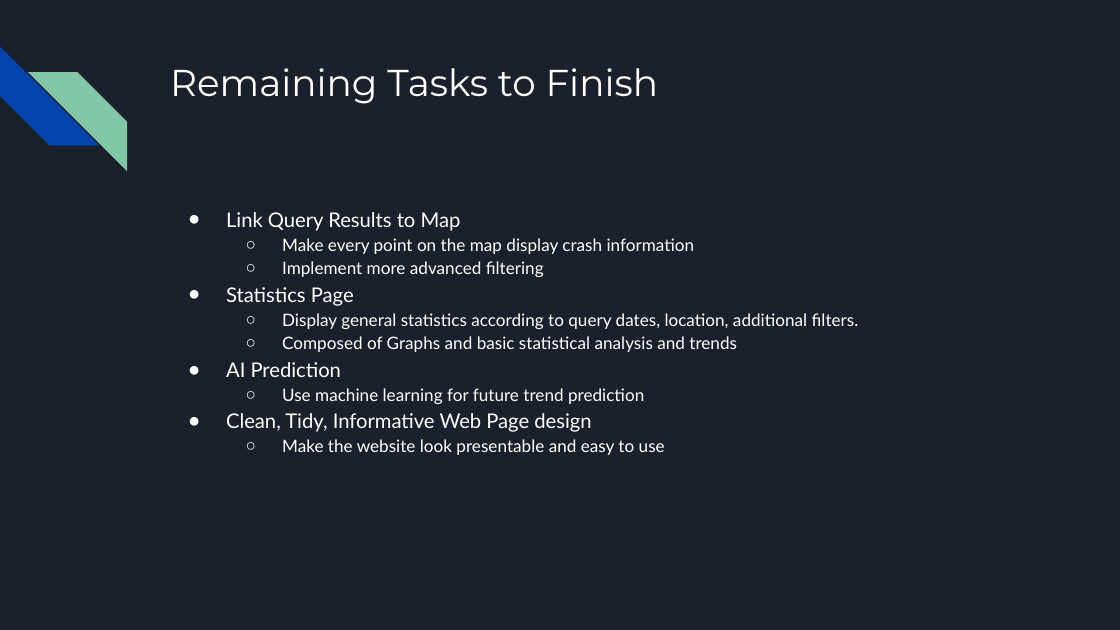
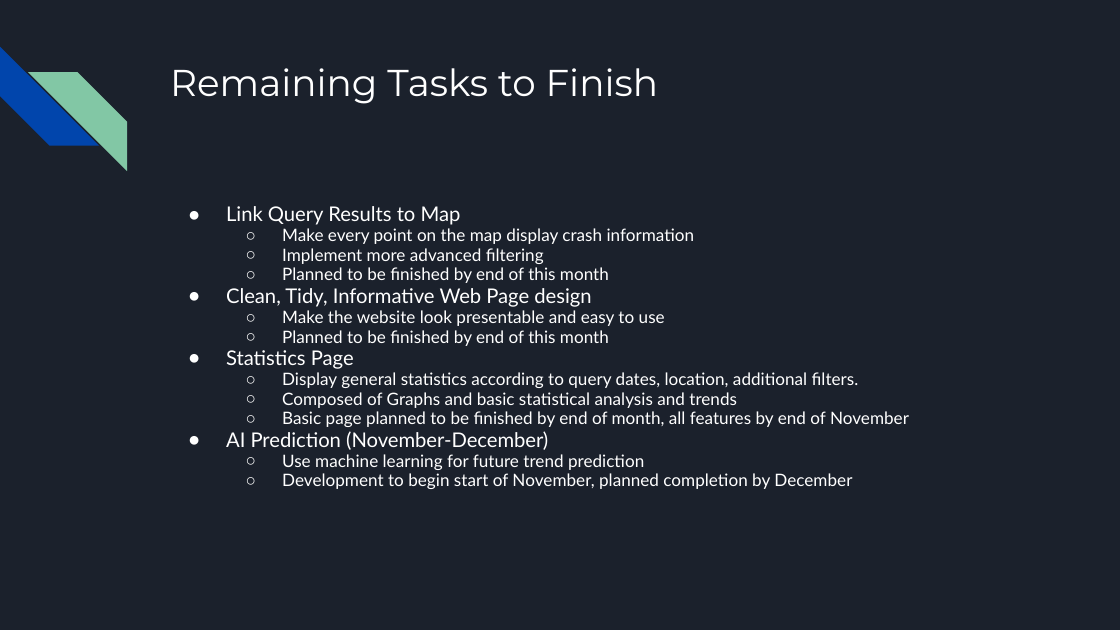
Before and after one commit to ethanl21/calsafe, a slide deck: slide 8 of Progress Screenshots/CalSafe Midterm Presentation.pptx (slide 7 before the commit). Drawn at 1120x630 pixels with LibreOffice and Linux fonts; fonts in the diff are those of the drawing. Boxes give left, top, right and bottom in pixels: in the first picture for what was removed or moved away, otherwise in the second. Text is boxed around its words. In the diff, an @@ line names an element or a change of style, - is before the commit and + after.

```diff
--- a/Progress Screenshots/CalSafe Midterm Presentation.pptx
+++ b/Progress Screenshots/CalSafe Midterm Presentation.pptx
@@ text at [226, 206, 859, 470]: line spacing 1.15 to 0.95 @@
@@ text at [282, 267, 665, 346]: paragraphs added @@
+  ○ Planned to be finished by end of this month
+● Clean, Tidy, Informative Web Page design
+  ○ Make the website look presentable and easy to use
+  ○ Planned to be finished by end of this month
@@ text at [282, 411, 909, 427]: text changed; size 13 to 11 pt @@
-● AI Prediction
+  ○ Basic page planned to be finished by end of month, all features by end of November
+● AI Prediction (November-December)
@@ text at [282, 473, 852, 489]: text changed @@
-● Clean, Tidy, Informative Web Page design
-  ○ Make the website look presentable and easy to use
+  ○ Development to begin start of November, planned completion by December
```
Also in this commit, not shown: 3 other slides changed, 1 slide added, 9 other files.
